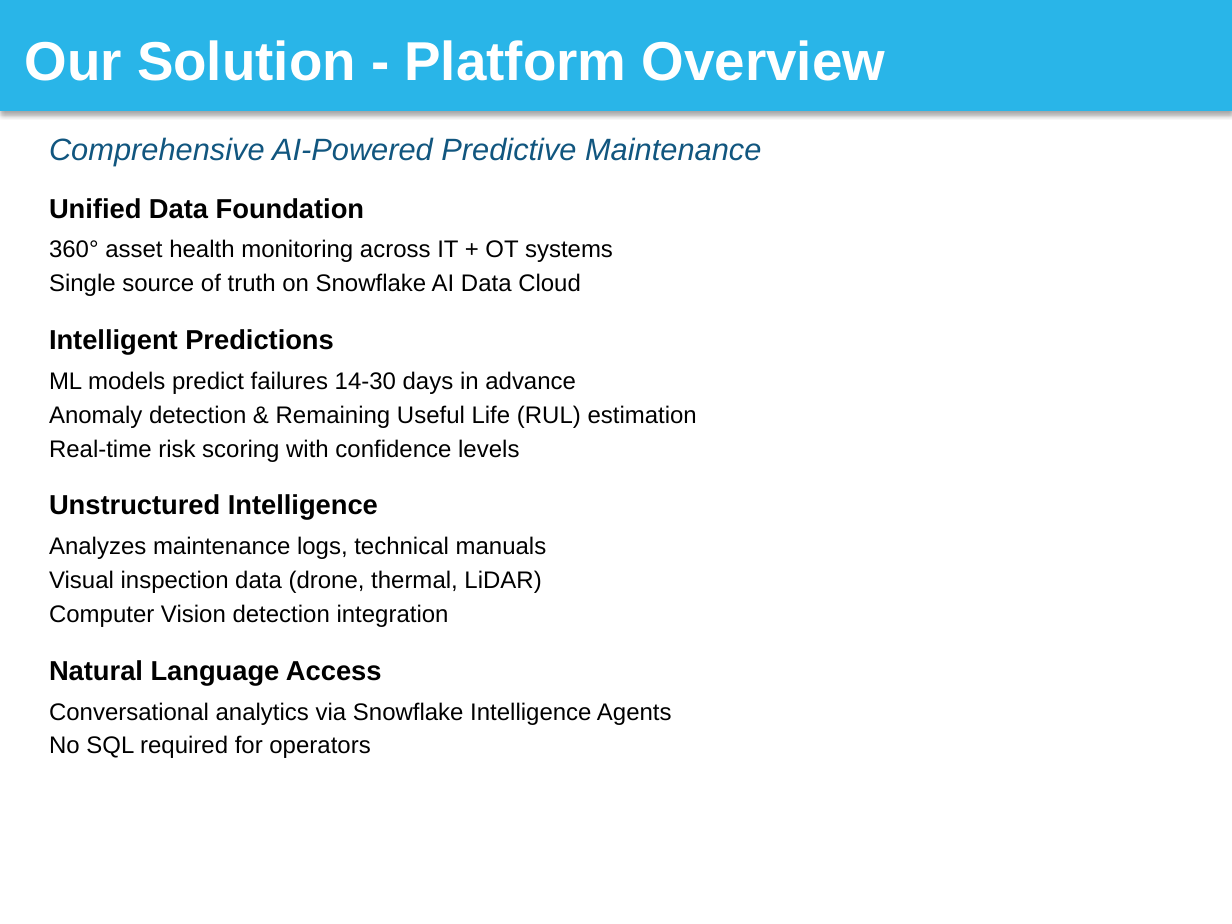
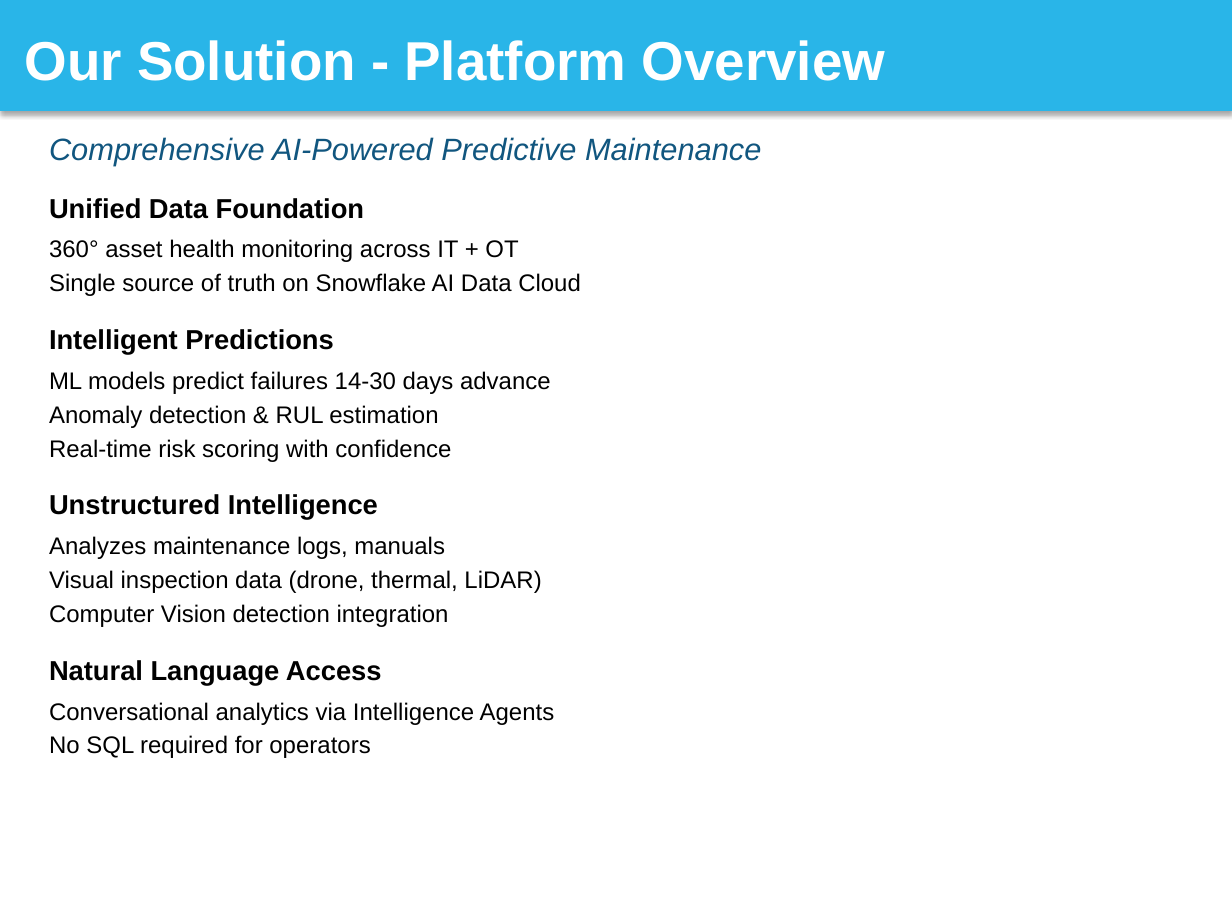
Before and after one commit to sfc-gh-srsubramanian/Utilities-GridReliability-PredictiveMaintenance, a slide deck: slide 5 of solution_presentation/Grid_Reliability_Snowflake_Presentation.pptx. Drawn at 1232x924 pixels with LibreOffice and Linux fonts; fonts in the diff are those of the drawing. Boxes give left, top, right and bottom in pixels: in the first picture for what was removed or moved away, otherwise in the second. Text is boxed around its words. In the diff, an @@ line names an element or a change of style, - is before the commit and + after.

Commit message:
Presentation: Update to complete 30-slide deck
Replaced 5-slide demo with complete presentation:
- All 26 main slides (title through thank you)
- 4 appendix slides (ML details, data model, integration, cost)
- Total: 30 professionally formatted slides
- Snowflake brand colors throughout
- Ready to import to Google Slides

Content covers:
✅ Problem statement (slides 2-3)
✅ Solution overview (slides 4-11)
✅ Business impact (slides 12-13)
✅ Use cases (slides 14-16)
✅ Technical details (slides 17-19)
✅ Differentiators & success story (slides 20-21)
✅ Demo & next steps (slides 22-24)
✅ Q&A & closing (slides 25-26)
✅ Technical appendix (A-D)

File size: 73KB (optimized for upload)

```diff
--- a/solution_presentation/Grid_Reliability_Snowflake_Presentation.pptx
+++ b/solution_presentation/Grid_Reliability_Snowflake_Presentation.pptx
@@ text at bbox=[49, 239, 518, 262]: text changed @@
-360° asset health monitoring across IT + OT systems
+360° asset health monitoring across IT + OT
@@ text at bbox=[49, 371, 551, 462]: text changed @@
-ML models predict failures 14-30 days in advance
-Anomaly detection & Remaining Useful Life (RUL) estimation
-Real-time risk scoring with confidence levels
+ML models predict failures 14-30 days advance
+Anomaly detection & RUL estimation
+Real-time risk scoring with confidence
@@ text at bbox=[49, 536, 445, 559]: text changed @@
-Analyzes maintenance logs, technical manuals
+Analyzes maintenance logs, manuals
@@ text at bbox=[49, 702, 555, 725]: text changed @@
-Conversational analytics via Snowflake Intelligence Agents
+Conversational analytics via Intelligence Agents
```
Also in this commit, not shown: 3 other slides changed, 25 slides added.
